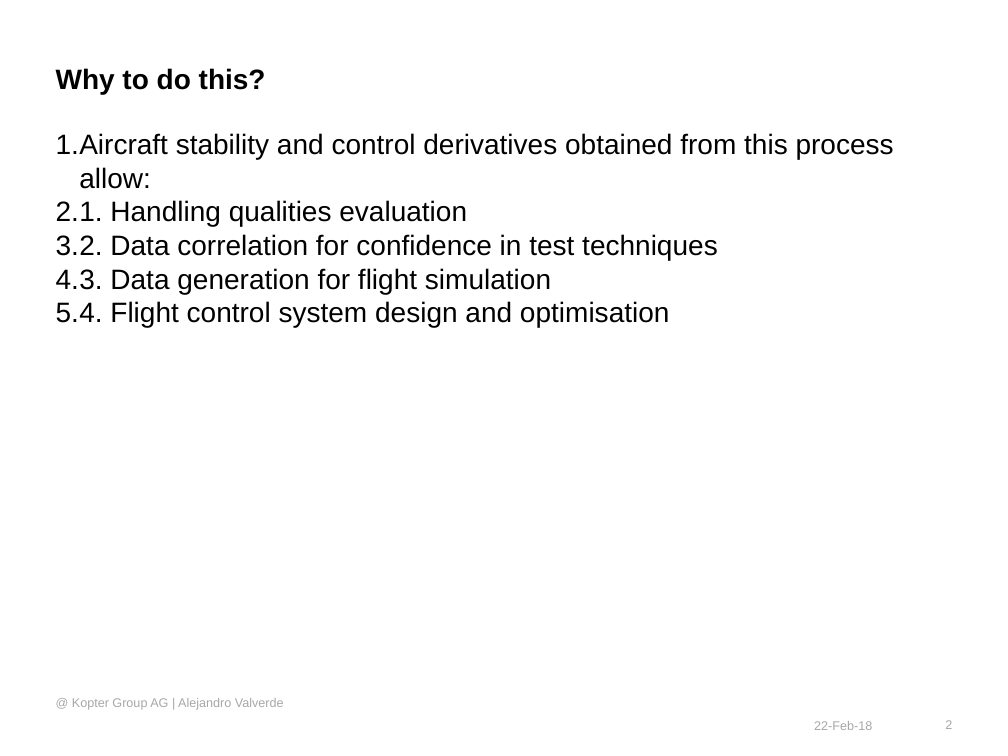
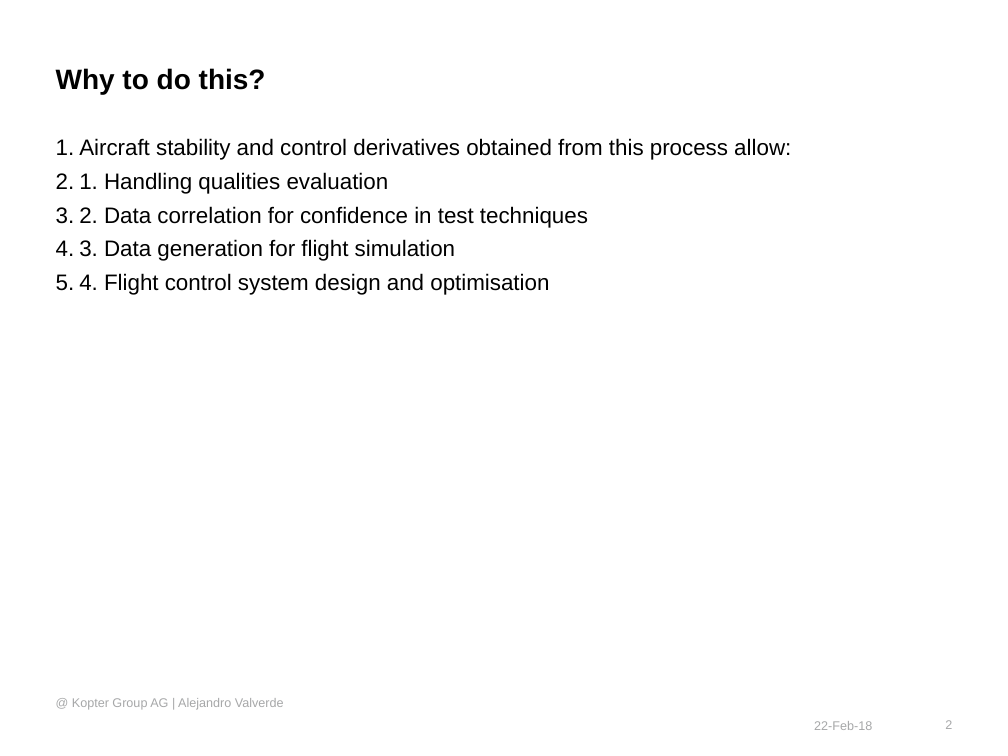
Before and after one commit to wuyou33/kopter, a slide deck: slide 2 of s_id/docs/System Identification to support Flight Test activities - proposal.pptx. Drawn at 1008x756 pixels with LibreOffice and Linux fonts; fonts in the diff are those of the drawing; background and template pictures are left out. Boxes give left, top, right and bottom in pixels: in the first picture for what was removed or moved away, otherwise in the second. Text is boxed around its words. In the diff, an @@ line names an element or a change of style, - is before the commit and + after.

```diff
--- a/s_id/docs/System Identification to support Flight Test activities - proposal.pptx
+++ b/s_id/docs/System Identification to support Flight Test activities - proposal.pptx
@@ text "Aircraft stability and control derivatives ..." at (79, 138, 791, 295): size 20 to 16 pt @@
```
Also in this commit, not shown: 1 other slide changed, 3 slides added.
